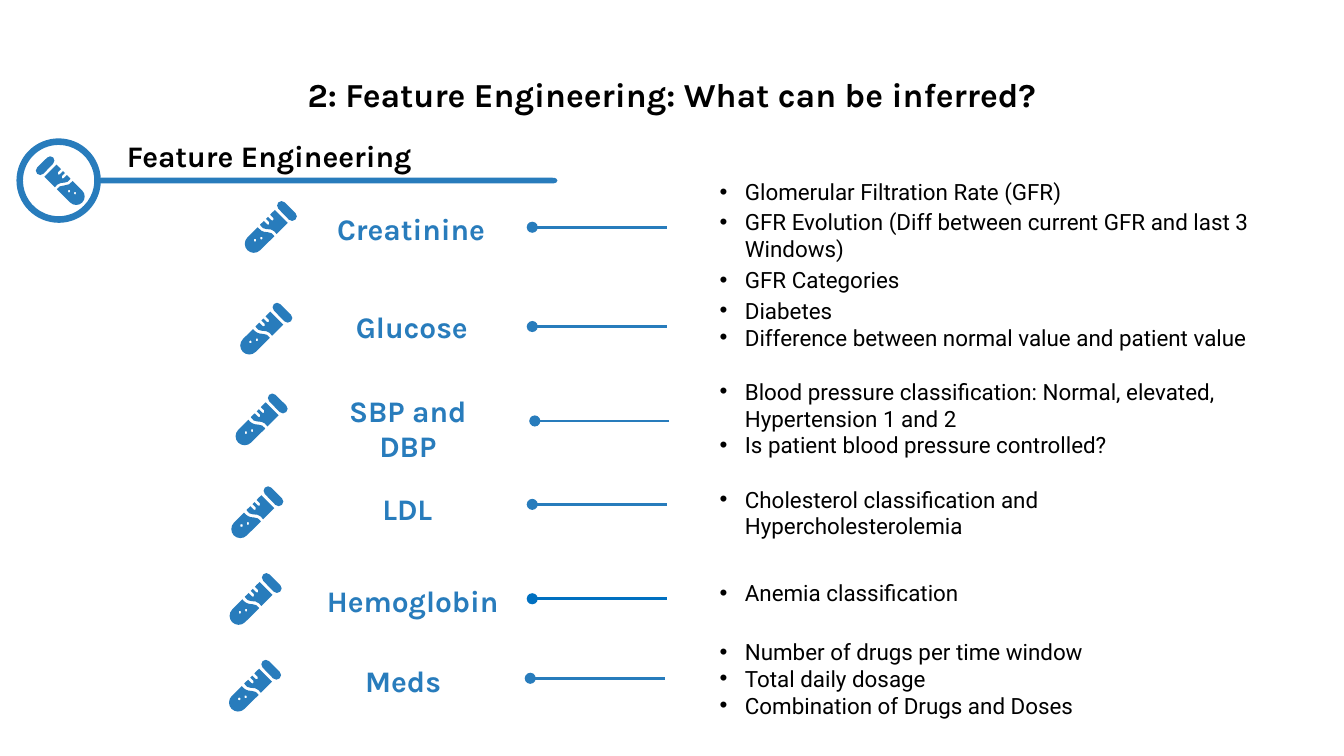
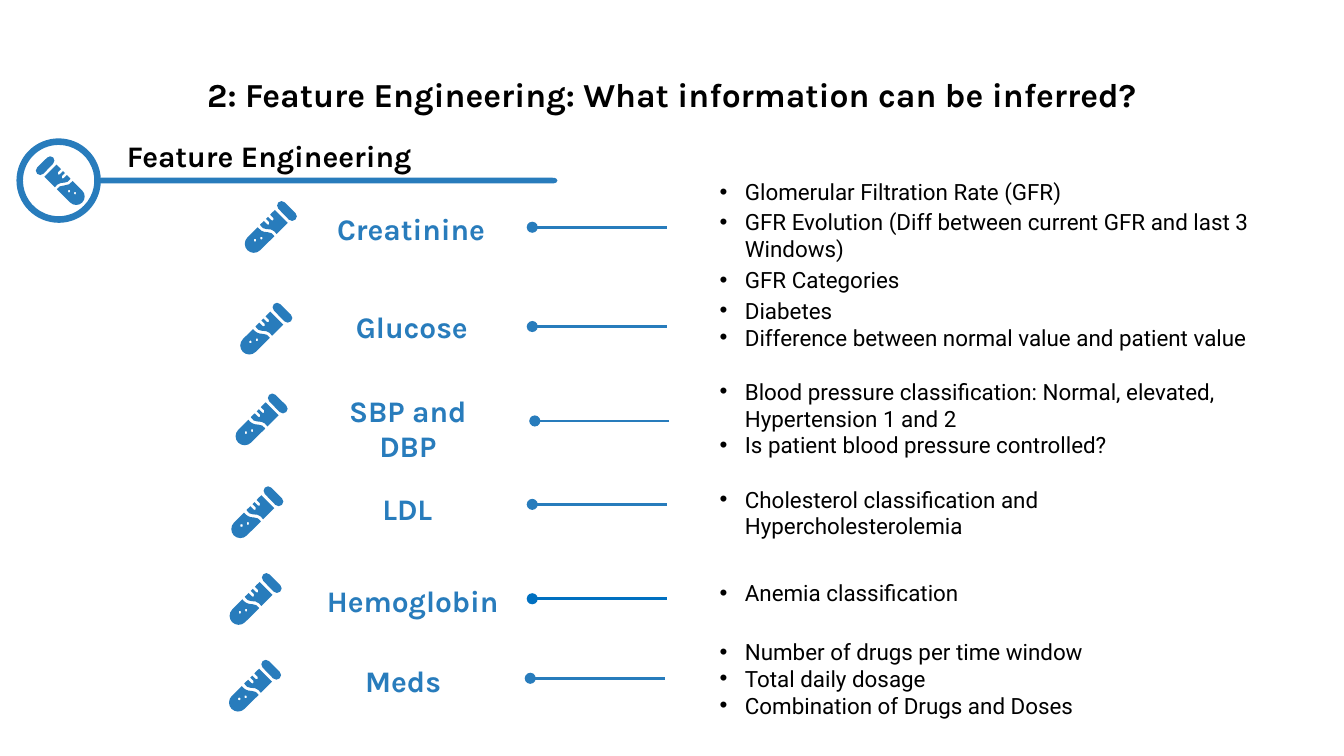
Before and after one commit to insomnium098/ChronicKidneyDiseaseChallenge, a slide deck: slide 11 of Slides.pptx. Drawn at 1344x756 pixels with LibreOffice and Linux fonts; fonts in the diff are those of the drawing. Boxes give left, top, right and bottom in pixels: in the first picture for what was removed or moved away, otherwise in the second. Text is boxed around its words. In the diff, an @@ line names an element or a change of style, - is before the commit and + after.

```diff
--- a/Slides.pptx
+++ b/Slides.pptx
@@ title at <box>207,83,1136,116</box>: text changed @@
-2: Feature Engineering: What can be inferred?
+2: Feature Engineering: What information can be inferred?
```
Also in this commit, not shown: 8 other slides changed.
